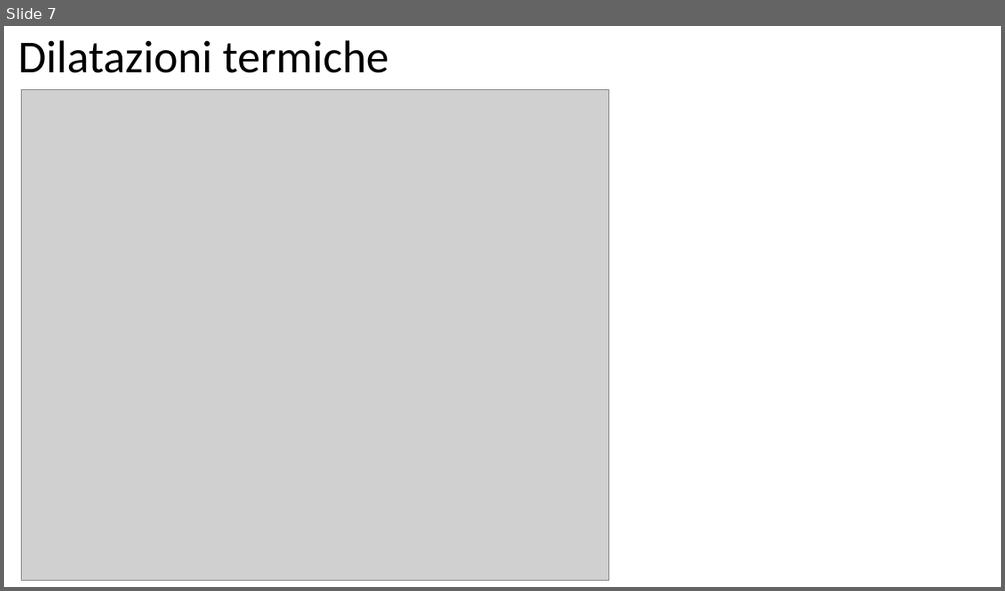
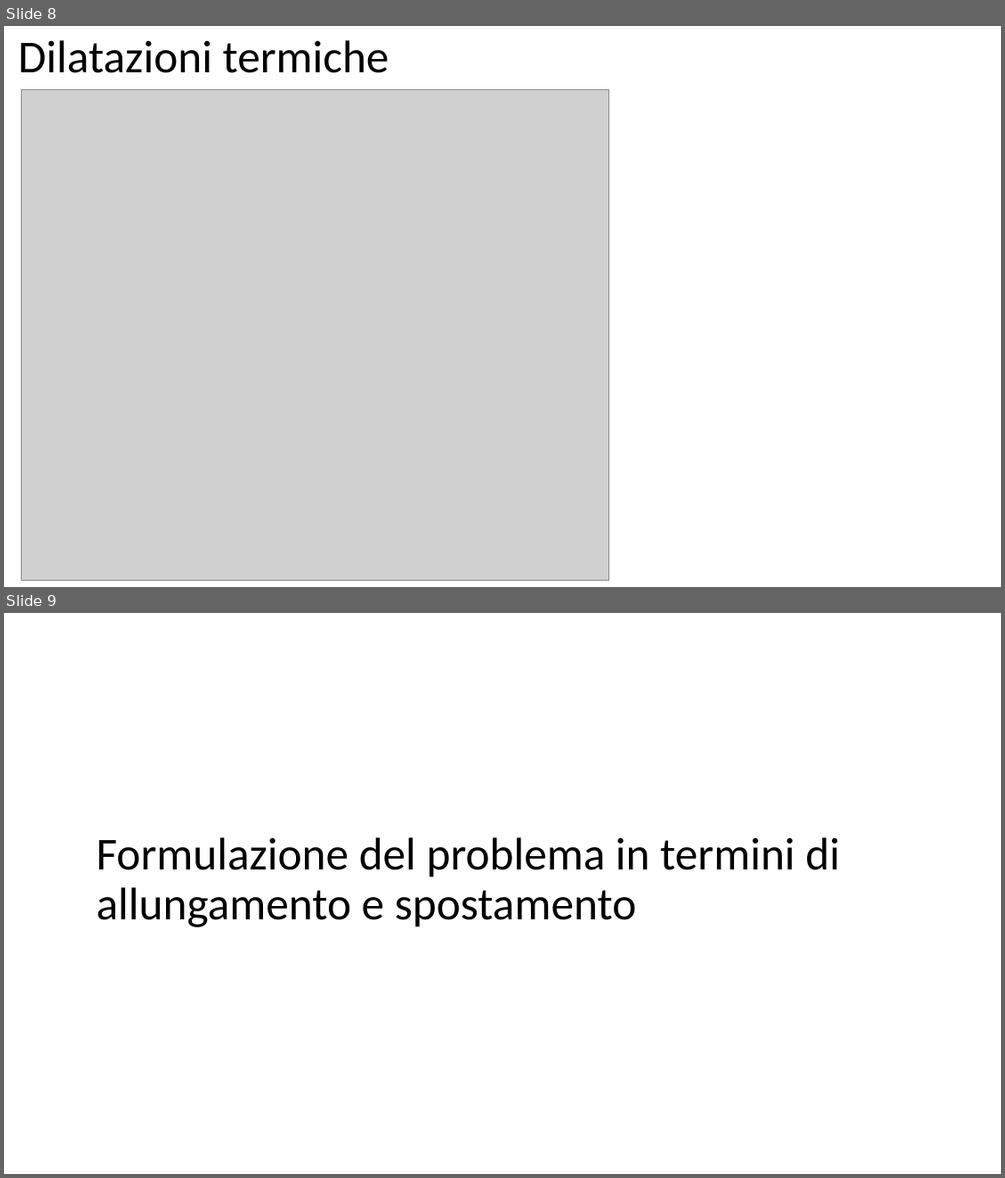
Before and after one commit to giuseppetomassetti/SdC, a slide deck: lezioni/H 8 travi tese e compresse.pptx. Shown one above the other, each under a label of ours: slide 7 before the commit, slides 8 and 9 after it. The pictures are 1005x591 and 1005x1178 pixels, drawn with LibreOffice and Linux fonts; fonts in the diff are those of the drawing; grey boxes stand for pictures. Boxes give left, top, right and bottom in pixels: in the first picture for what was removed or moved away, otherwise in the second. Text is boxed around its words. In the diff, an @@ line names an element or a change of style, - is before the commit and + after.

```diff
--- a/lezioni/H 8 travi tese e compresse.pptx
+++ b/lezioni/H 8 travi tese e compresse.pptx
@@ slide 9 added at [4,613,1001,1174], background #FFFFFF @@
@@ title added at [97,837,840,927], 44 pt, text #000000 @@
+Formulazione del problema in termini di allungamento e spostamento
@@ what was slide 7 is now slide 8 @@
```
Also in this commit, not shown: 2 slides changed, 5 other slides added, 1 other file.
